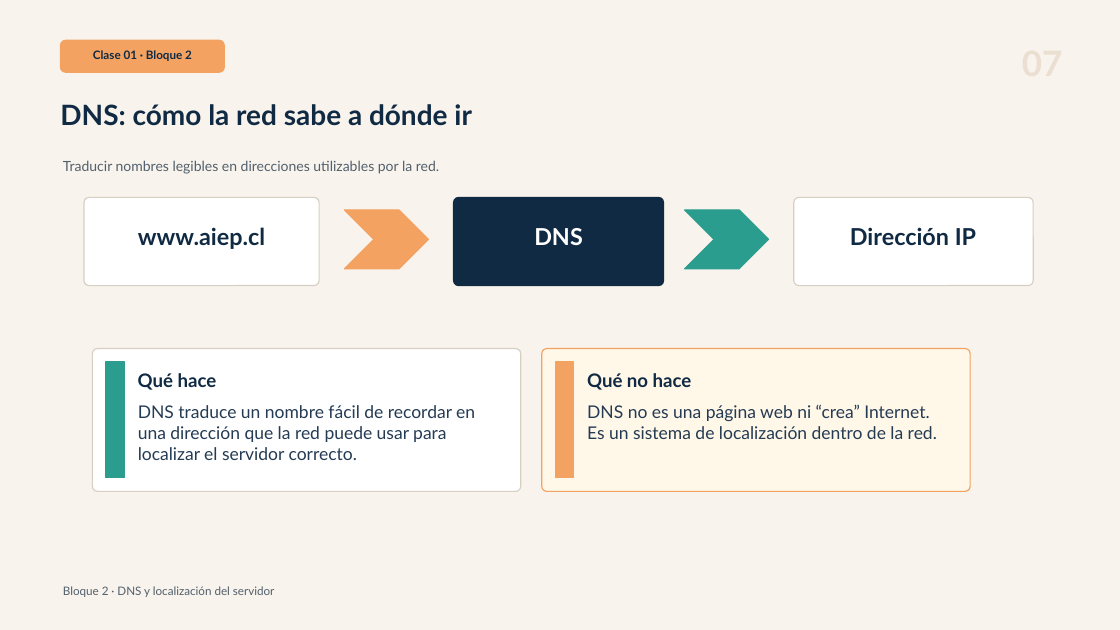
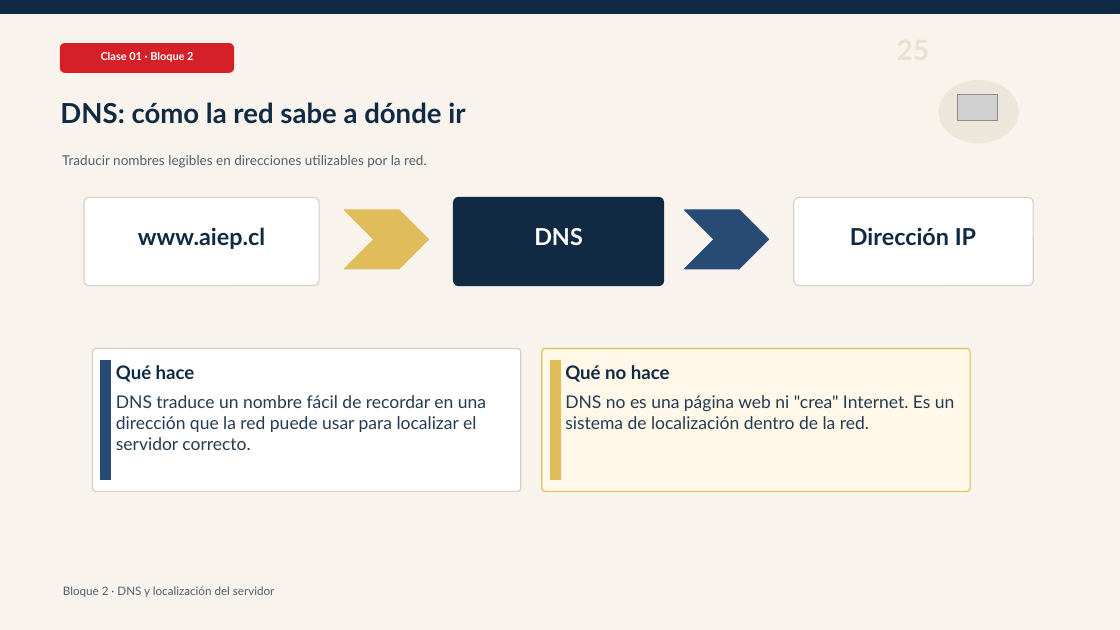
Before and after one commit to Dieg0Code/PRO301_Taller_de_Aplicaciones_para_Internet, a slide deck: slide 25 of clases/semana-01/01/ppt/Clase-01-Bloque-1-La-Web-No-Es-Magia.pptx. Drawn at 1120x630 pixels with LibreOffice and Linux fonts; fonts in the diff are those of the drawing; grey boxes stand for pictures. Boxes give left, top, right and bottom in pixels: in the first picture for what was removed or moved away, otherwise in the second. Text is boxed around its words. In the diff, an @@ line names an element or a change of style, - is before the commit and + after.

```diff
--- a/clases/semana-01/01/ppt/Clase-01-Bloque-1-La-Web-No-Es-Magia.pptx
+++ b/clases/semana-01/01/ppt/Clase-01-Bloque-1-La-Web-No-Es-Magia.pptx
@@ rectangle added at [0, 0, 1120, 13], fill #102A43, outline #102A43 1 pt @@
@@ rounded rectangle: place and size @@
-rounded rectangle at [60, 40, 224, 72]
+rounded rectangle at [60, 44, 234, 72]
@@ rounded rectangle at [60, 44, 234, 72]: fill #F4A261 to #D62027; outline #F4A261 1 pt to #D62027 1 pt; proportions changed @@
@@ text "Clase 01 · Bloque 2" at [101, 52, 193, 62]: size 10 to 9.4 pt, text colour #102A43 to #FFFFFF @@
@@ text "DNS: cómo la red sabe ..." at [60, 102, 465, 124]: size 24 to 23.6 pt @@
@@ ellipse added at [939, 81, 1018, 143], fill #EDE6DA, outline #EDE6DA 1 pt @@
@@ picture added at [958, 95, 998, 120] @@
@@ text "Traducir nombres legibles en direcciones ..." at [62, 155, 427, 168]: size 12 to 11.6 pt @@
@@ chevron at [344, 210, 429, 269]: fill #F4A261 to #E0BC5A; outline #F4A261 1 pt to #E0BC5A 1 pt @@
@@ chevron at [685, 210, 769, 269]: fill #2A9D8F to #284B75; outline #2A9D8F 1 pt to #284B75 1 pt @@
@@ rounded rectangle at [92, 349, 521, 492]: proportions changed @@
@@ rounded rectangle at [542, 349, 970, 492]: outline #F4A261 1 pt to #E0BC5A 1 pt; proportions changed @@
@@ rectangle at [101, 360, 111, 480]: fill #2A9D8F to #284B75; outline #2A9D8F 1 pt to #284B75 1 pt @@
@@ rectangle: place and size @@
-rectangle at [106, 362, 124, 478]
+rectangle at [101, 360, 111, 480]
@@ text "Qué hace": place and size @@
-text "Qué hace" at [138, 373, 217, 390]
+text "Qué hace" at [116, 365, 195, 382]
@@ rectangle at [550, 360, 560, 480]: fill #F4A261 to #E0BC5A; outline #F4A261 1 pt to #E0BC5A 1 pt @@
@@ rectangle: place and size @@
-rectangle at [555, 362, 574, 478]
+rectangle at [550, 360, 560, 480]
@@ text "Qué no hace": place and size @@
-text "Qué no hace" at [587, 373, 692, 390]
+text "Qué no hace" at [565, 365, 670, 382]
@@ text "DNS traduce un nombre fácil ..." rewrapped from [138, 405, 475, 460] to [116, 395, 486, 450] @@
@@ text at [565, 395, 955, 429]: text changed @@
-DNS no es una página web ni “crea” Internet. Es un sistema de localización dentro de la red.
+DNS no es una página web ni "crea" Internet. Es un sistema de localización dentro de la red.
```
Also in this commit, not shown: 57 other slides changed, 3 slides added, 2 slides removed, 26 other files.
